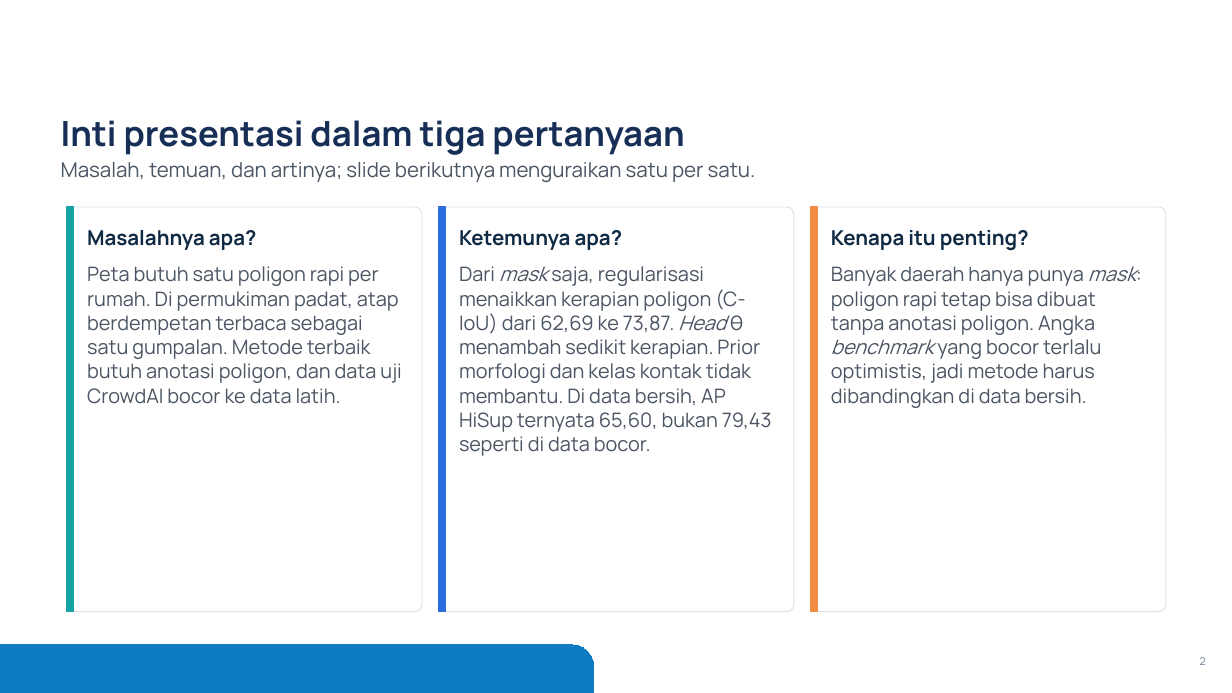
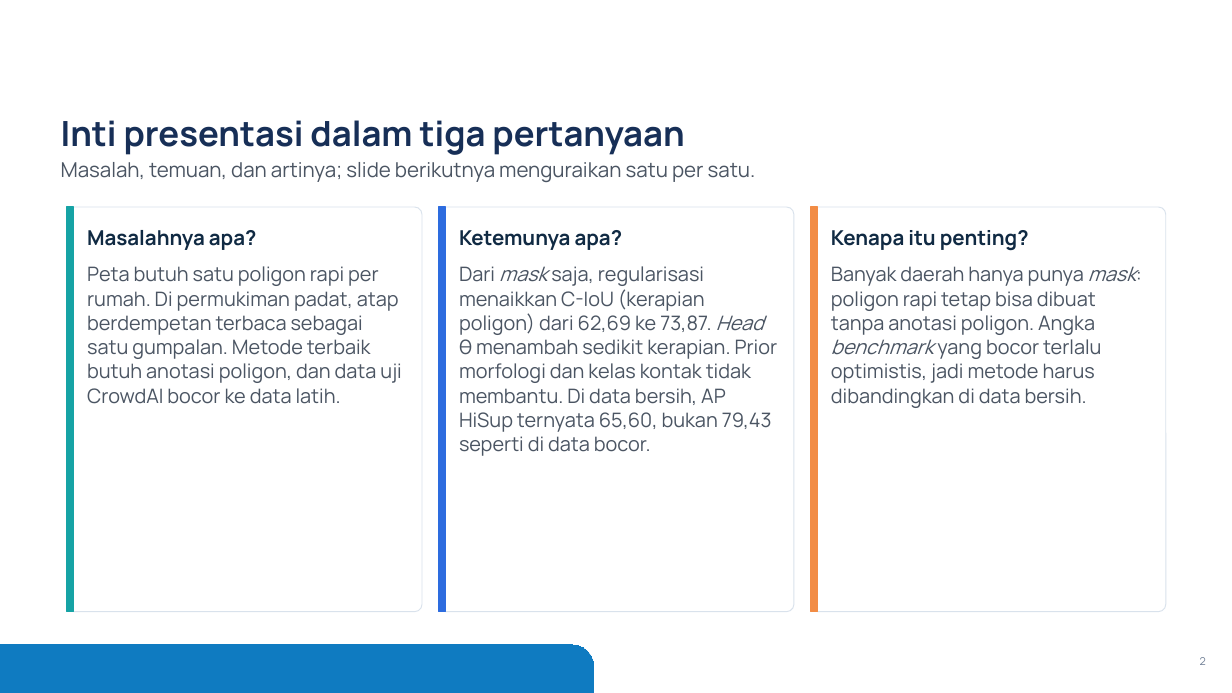
Before and after one commit to mahathirmuh/building-footprint-extraction, a slide deck: slide 2 of slides/densepoly.pptx. Drawn at 1232x693 pixels with LibreOffice and Linux fonts; fonts in the diff are those of the drawing; background and template pictures are left out. Boxes give left, top, right and bottom in pixels: in the first picture for what was removed or moved away, otherwise in the second. Text is boxed around its words. In the diff, an @@ line names an element or a change of style, - is before the commit and + after.

Commit message:
Slide 2: keep C-IoU on one line

```diff
--- a/slides/densepoly.pptx
+++ b/slides/densepoly.pptx
@@ text at bbox=[459, 266, 778, 456]: text changed @@
-Dari mask saja, regularisasi menaikkan kerapian poligon (C-IoU) dari 62,69 ke 73,87. Head θ menambah sedikit kerapian. Prior morfologi dan kelas kontak tidak membantu. Di data bersih, AP HiSup ternyata 65,60, bukan 79,43 seperti di data bocor.
+Dari mask saja, regularisasi menaikkan C-IoU (kerapian poligon) dari 62,69 ke 73,87. Head θ menambah sedikit kerapian. Prior morfologi dan kelas kontak tidak membantu. Di data bersih, AP HiSup ternyata 65,60, bukan 79,43 seperti di data bocor.
```
Also in this commit, not shown: 1 other file.
